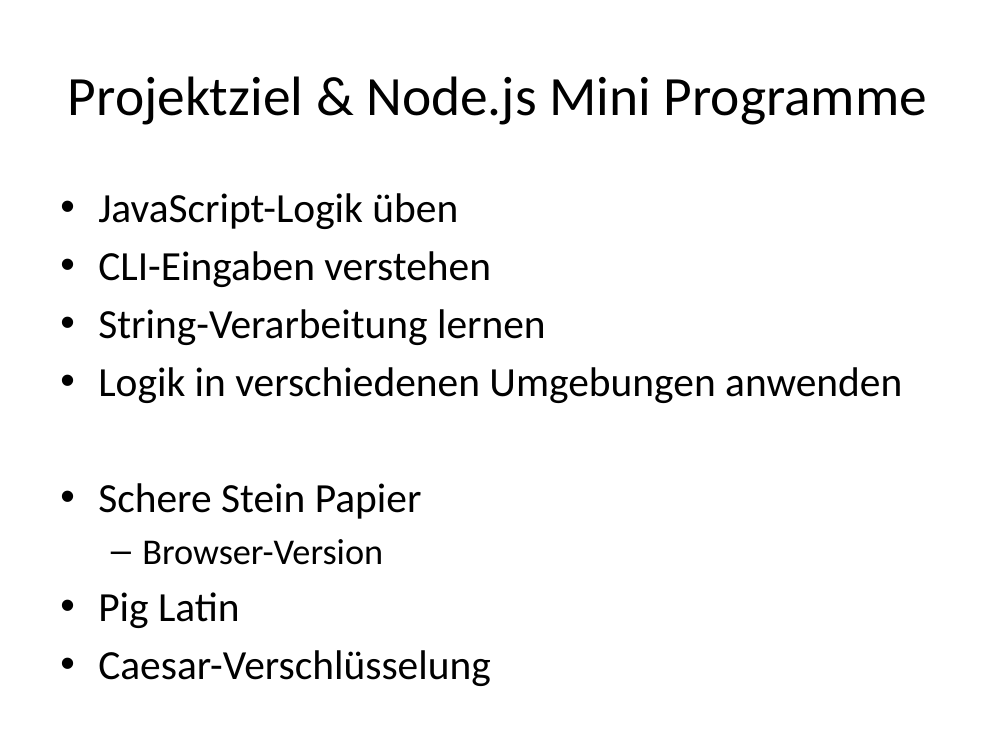
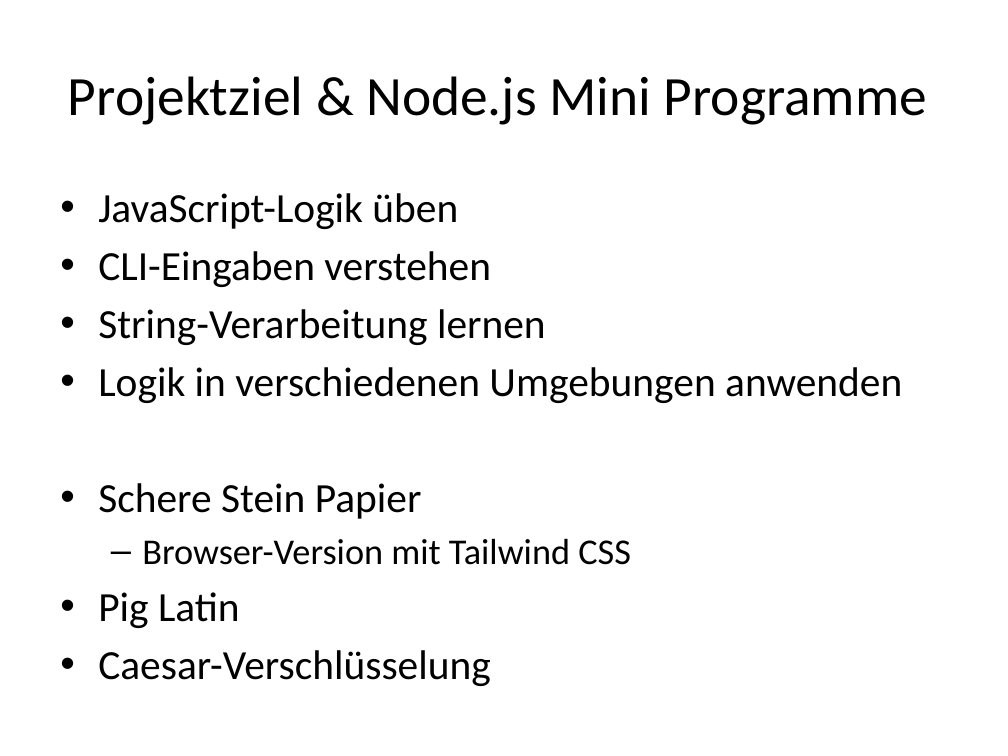
Before and after one commit to qgong-its/com.wbs.nodejs, a slide deck: slide 1 of docs/presentation_de.pptx. Drawn at 1008x756 pixels with LibreOffice and Linux fonts; fonts in the diff are those of the drawing. Boxes give left, top, right and bottom in pixels: in the first picture for what was removed or moved away, otherwise in the second. Text is boxed around its words. In the diff, an @@ line names an element or a change of style, - is before the commit and + after.

```diff
--- a/docs/presentation_de.pptx
+++ b/docs/presentation_de.pptx
@@ text at [142,538,631,565]: text changed @@
-  – Browser-Version
+  – Browser-Version mit Tailwind CSS
```
Also in this commit, not shown: 1 other slide changed, 5 slides removed.
